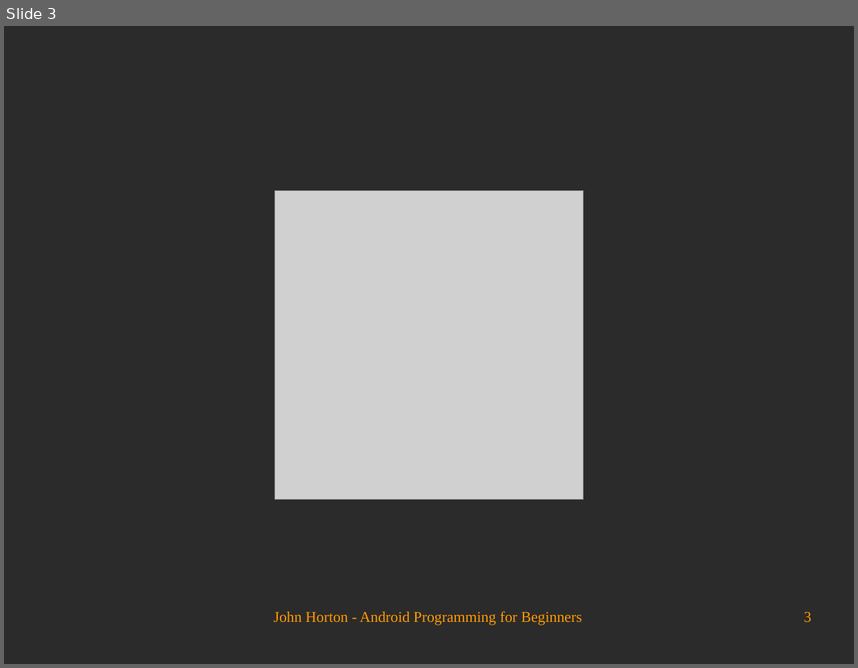
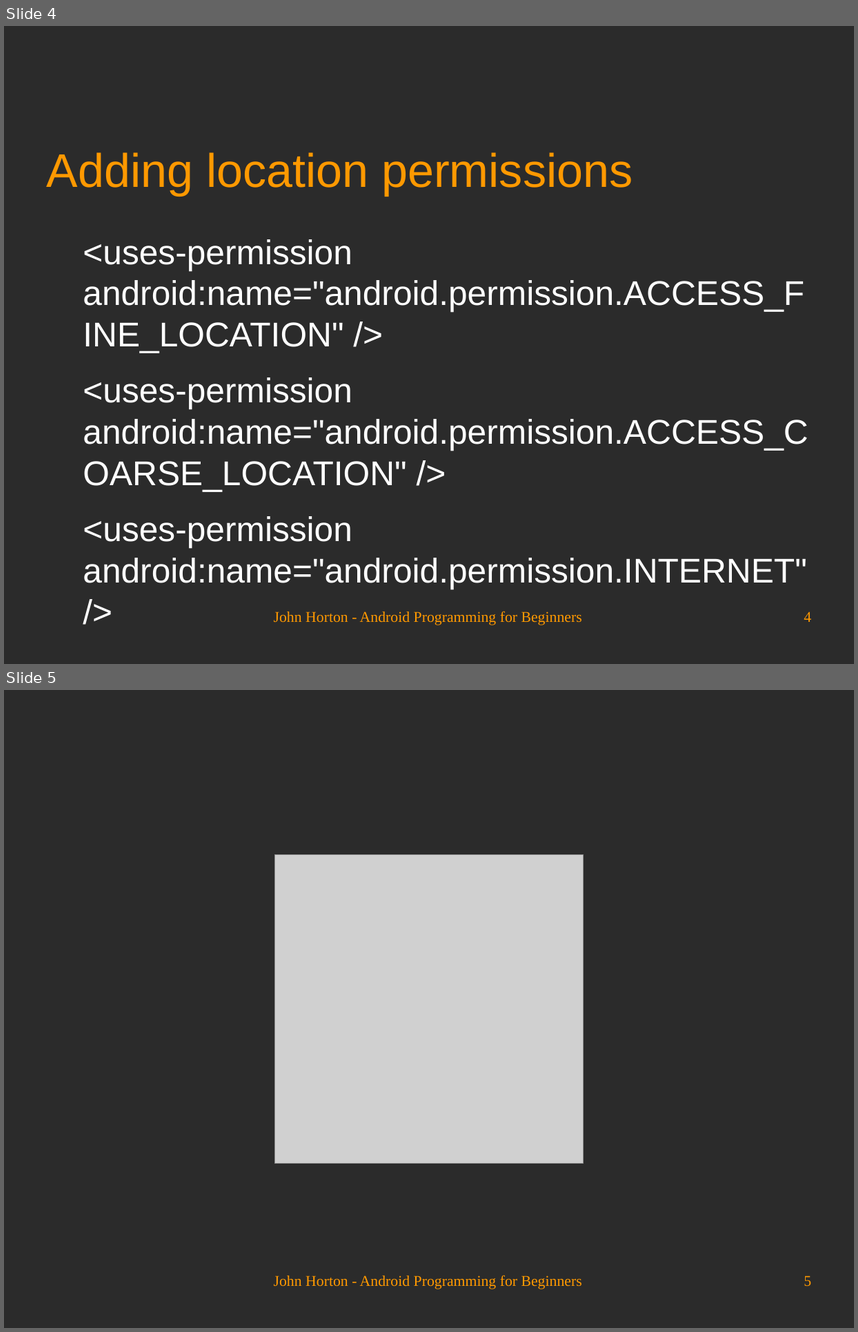
Before and after one commit to Academy-Soft-Intellect/Android-Programming-for-Beginners, a slide deck: 26_Upgrading_SQLite_Adding_Locations_and_Maps.odp. Shown one above the other, each under a label of ours: slide 3 before the commit, slides 4 and 5 after it. The pictures are 858x668 and 858x1332 pixels, drawn with LibreOffice and Linux fonts; fonts in the diff are those of the drawing; grey boxes stand for pictures; background and template pictures are left out; a plain dark background stands for a picture behind light text. Boxes give left, top, right and bottom in pixels: in the first picture for what was removed or moved away, otherwise in the second. Text is boxed around its words. In the diff, an @@ line names an element or a change of style, - is before the commit and + after.

```diff
--- a/26_Upgrading_SQLite_Adding_Locations_and_Maps.odp
+++ b/26_Upgrading_SQLite_Adding_Locations_and_Maps.odp
@@ slide 4 added at (x1=4, y1=26, x2=854, y2=664), background picture (left out) @@
@@ title added at (x1=47, y1=152, x2=633, y2=196), 44 pt, text #FF9900 @@
+Adding location permissions
@@ text added at (x1=83, y1=239, x2=808, y2=589), 32 pt, text #FFFFFF @@
+<uses-permission android:name="android.permission.ACCESS_FINE_LOCATION" />
+<uses-permission android:name="android.permission.ACCESS_COARSE_LOCATION" />
+<uses-permission android:name="android.permission.INTERNET" />
@@ text added at (x1=274, y1=610, x2=582, y2=625), 14 pt, text #FF9900 @@
+John Horton - Android Programming for Beginners
@@ page number added at (x1=804, y1=611, x2=811, y2=621), 14 pt, text #FF9900 @@
+4
@@ what was slide 3 is now slide 5 @@
@@ page number at (x1=804, y1=1275, x2=811, y2=1286): text changed @@
-3
+5
```
Also in this commit, not shown: 2 slides changed, 1 other slide added.
